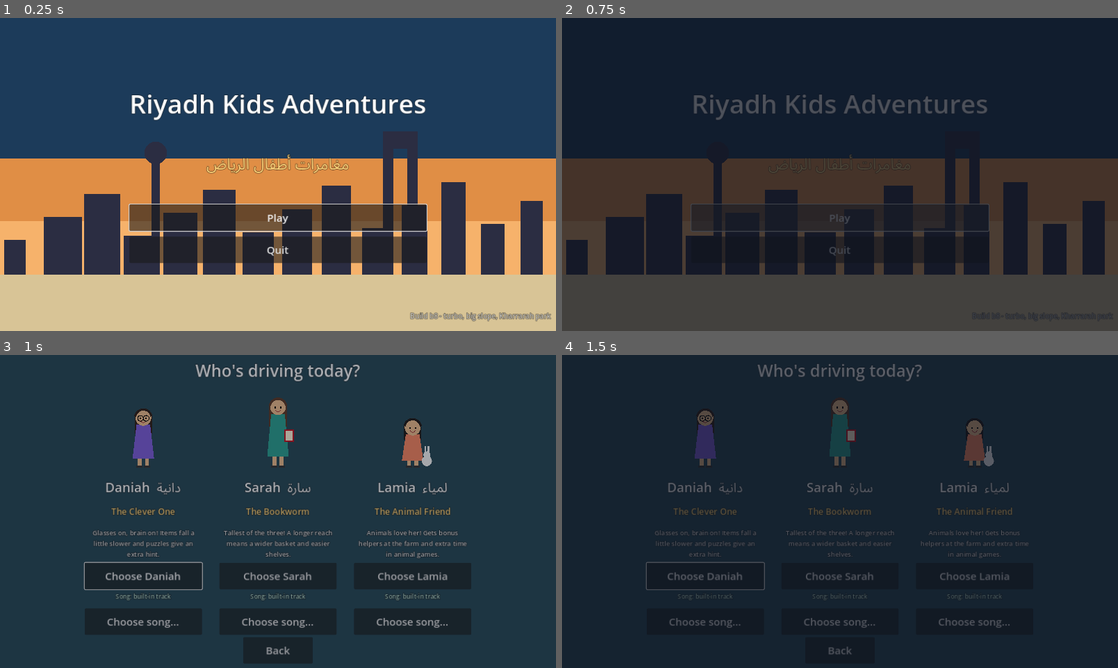
Above: before the commit, frames 1-4 (two rows, left to right).
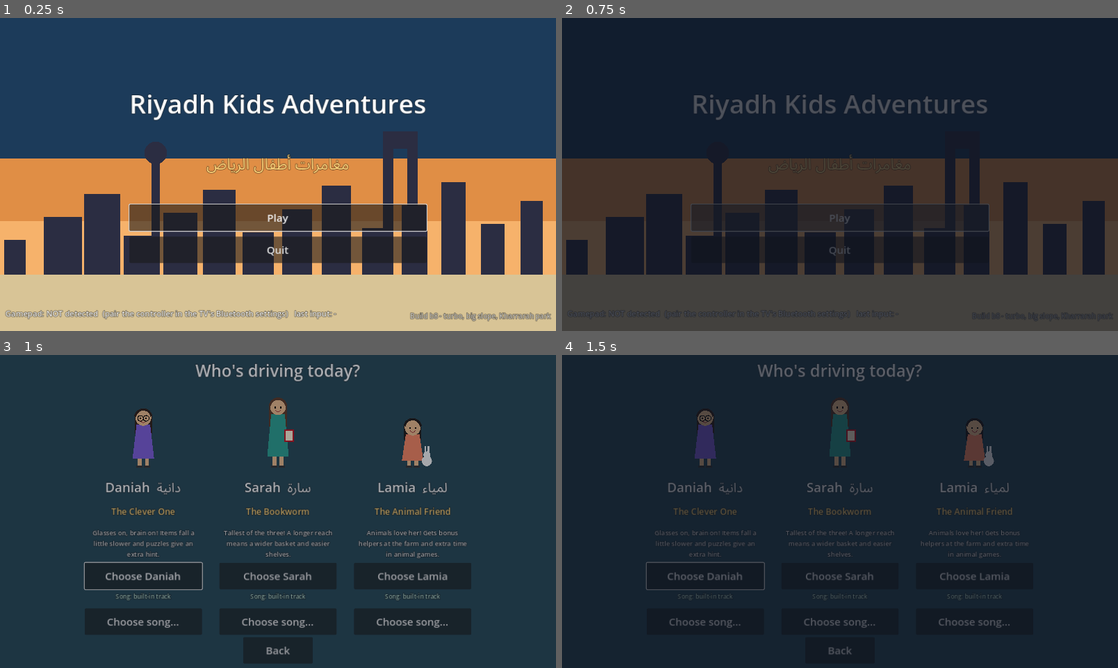
Above: after the commit, the same moments.

Repository: ffawazz/RiyadhCityGame
Game: Godot game, scene res://scenes/main_menu.tscn
Two runs of this game, one before a commit and one after it. Both use one fixed random seed, a clock stepped at 60 frames per second and the inputs below.
Inputs (mouse positions are in pixels of both pictures, inside the frame that each line leads up to):
- Up to frame 1 (0.25 s): no input
- Up to frame 2 (0.75 s): click "Play" at 0.5 s
- Up to frame 3 (1 s): no input
- Up to frame 4 (1.5 s): tap Enter (ui_accept) at 1.25 s; move the mouse to (962, 495) at 1.27 s; hold D (steer_right) from 1.28 s (still down); tap C (camera) at 1.35 s; click (962, 495) at 1.42 s

The runs differ from the first frame. In frame 1, 1.0% of the frame differs, in the area x 0-61%, y 93-97%; in frame 2, less than 0.1%; in frame 3, nothing differs; in frame 4, nothing differs.

Commit message:
Main menu shows gamepad status and last input device
Co-Authored-By: Claude Sonnet 5.5 <noreply@anthropic.com>
Claude-Session: https://claude.ai/code/session_015CA9bVV8h4BEc2nmJDz4jZ

Diff:
--- a/scripts/menus/main_menu.gd
+++ b/scripts/menus/main_menu.gd
@@ -21,6 +21,38 @@
 	build.grow_horizontal = Control.GROW_DIRECTION_BEGIN
 	build.grow_vertical = Control.GROW_DIRECTION_BEGIN
 	add_child(build)
+	# controller status (helps on Android TV, where the remote and a gamepad are different devices)
+	_pad_label = UIKit.label("", 18, Color(1, 1, 1, 0.9))
+	_pad_label.set_anchors_and_offsets_preset(Control.PRESET_BOTTOM_LEFT, Control.PRESET_MODE_MINSIZE, 12)
+	_pad_label.grow_vertical = Control.GROW_DIRECTION_BEGIN
+	add_child(_pad_label)
+	_refresh_pad()
+	var timer := Timer.new()
+	timer.wait_time = 0.5
+	timer.autostart = true
+	timer.timeout.connect(_refresh_pad)
+	add_child(timer)
+
+
+var _pad_label: Label
+var _last_input: String = "-"
+
+
+func _refresh_pad() -> void:
+	var pads := Input.get_connected_joypads()
+	if pads.is_empty():
+		_pad_label.text = "Gamepad: NOT detected  (pair the controller in the TV's Bluetooth settings)   last input: %s" % _last_input
+	else:
+		_pad_label.text = "Gamepad: %s   last input: %s" % [Input.get_joy_name(pads[0]), _last_input]
+
+
+func _input(event: InputEvent) -> void:
+	if event is InputEventJoypadButton or (event is InputEventJoypadMotion and absf((event as InputEventJoypadMotion).axis_value) > 0.5):
+		_last_input = "gamepad"
+	elif event is InputEventKey:
+		_last_input = "remote / keyboard"
+	elif event is InputEventScreenTouch:
+		_last_input = "touch"
 
 
 func _on_play() -> void:
